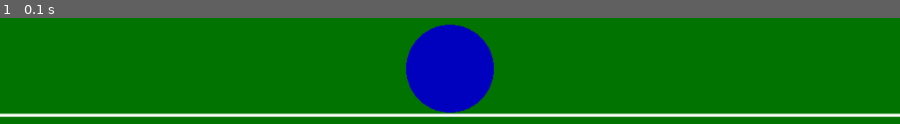
Above: before the commit, frame 1.
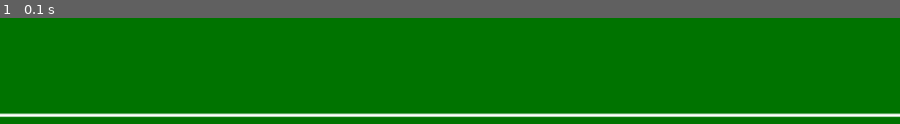
Above: after the commit, the same moment.

Repository: matthop88/sonicDestinationGame
Game: LÖVE game, started from game/main.lua
Same seed, same stepped clock (60 frames per second), same inputs: the game is played once before the commit and once after it.
Inputs:
- Up to frame 1 (0.1 s): no input

The runs differ from the first frame. In frame 1, 6.5% of the frame differs, in the area x 45-55%, y 5-90%.

Commit message:
Removed drawSonic() function and specialized functions section. Code now looks much cleaner.

Diff:
--- a/game/main.lua
+++ b/game/main.lua
@@ -60,27 +60,12 @@
 love.window.setTitle("Sonic Destination")
 love.window.setMode(WINDOW.WIDTH, WINDOW.HEIGHT)
 
--- ...
-
---------------------------------------------------------------
---                  Specialized Functions                   --
---------------------------------------------------------------
-
---------------------------- SONIC ----------------------------
-
-local drawSonic          = function()
-    -- (A placeholder for now; a filled circle with Sonic blue, sitting on the white line)
-    love.graphics.setColor(COLOR.SONIC_BLUE)
-    love.graphics.circle("fill", 512, 523, 50, 50)
-end
-
 --------------------------------------------------------------
 --                     LOVE2D Functions                     --
 --------------------------------------------------------------
 
 function love.draw()
     WORKSPACE:draw()
-    drawSonic()
 end
 
 --[[
